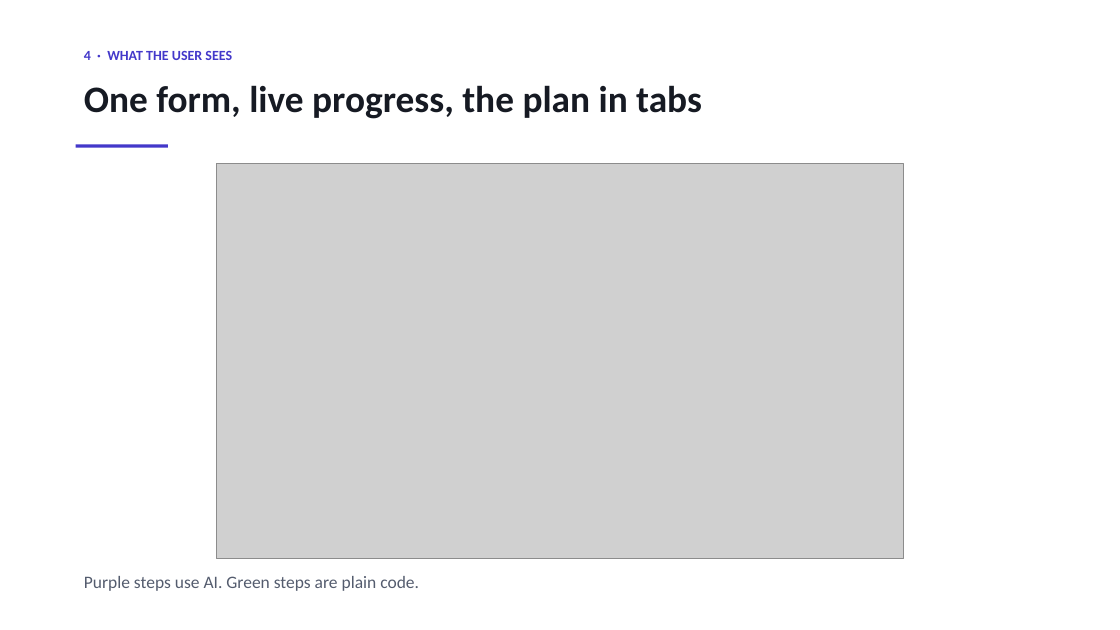
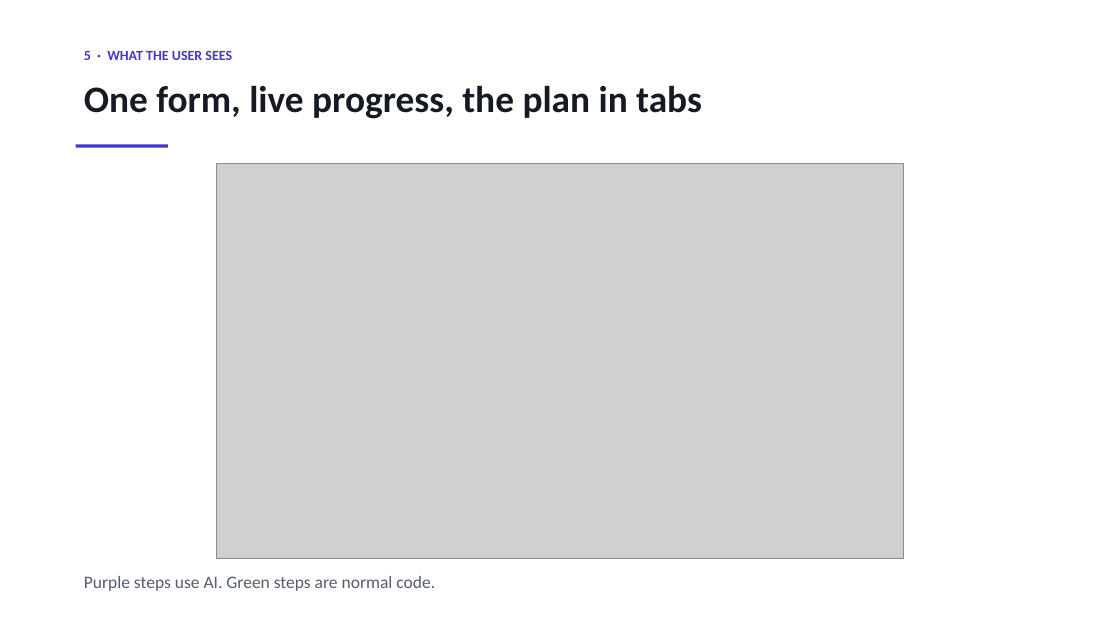
Before and after one commit to sherali143/Trip-Planner, a slide deck: slide 6 of submission/CMP7200_Viva_Presentation.pptx (slide 5 before the commit). Drawn at 1120x630 pixels with LibreOffice and Linux fonts; fonts in the diff are those of the drawing; grey boxes stand for pictures. Boxes give left, top, right and bottom in pixels: in the first picture for what was removed or moved away, otherwise in the second. Text is boxed around its words. In the diff, an @@ line names an element or a change of style, - is before the commit and + after.

```diff
--- a/submission/CMP7200_Viva_Presentation.pptx
+++ b/submission/CMP7200_Viva_Presentation.pptx
@@ text at box(84, 51, 232, 60): text changed @@
-4 · WHAT THE USER SEES
+5 · WHAT THE USER SEES
@@ text at box(84, 576, 435, 591): text changed @@
-Purple steps use AI. Green steps are plain code.
+Purple steps use AI. Green steps are normal code.
```
Also in this commit, not shown: 6 other slides changed, 3 slides added, 3 slides removed, 3 other files.
